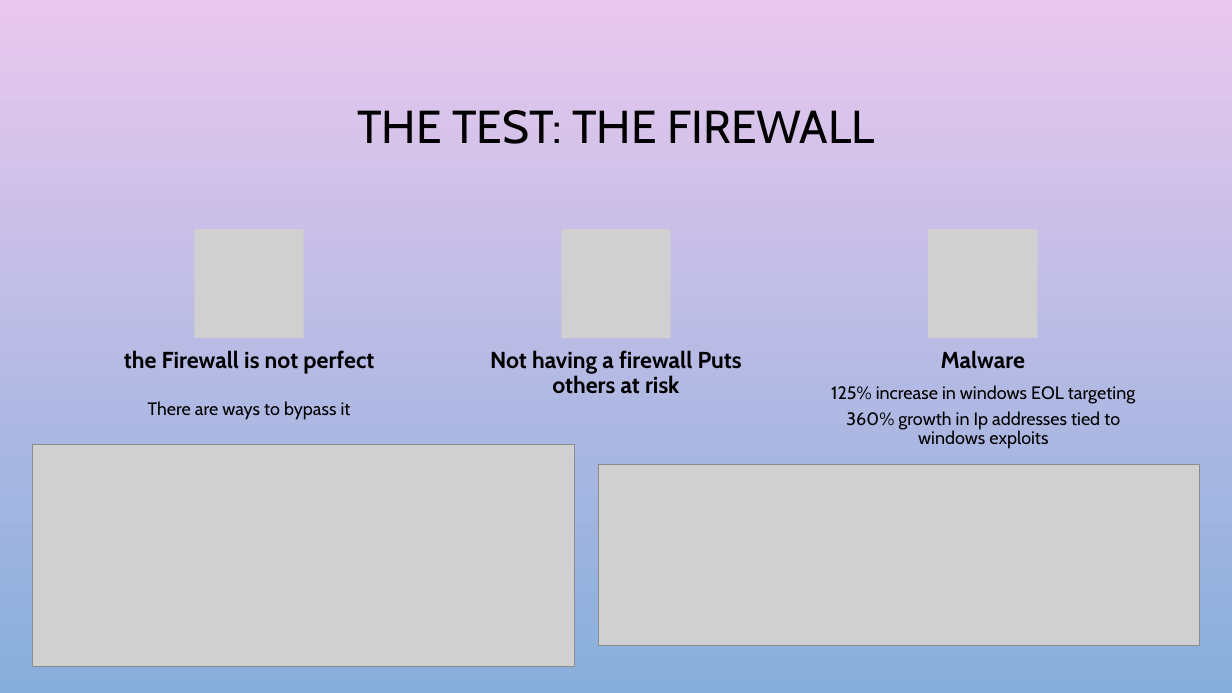
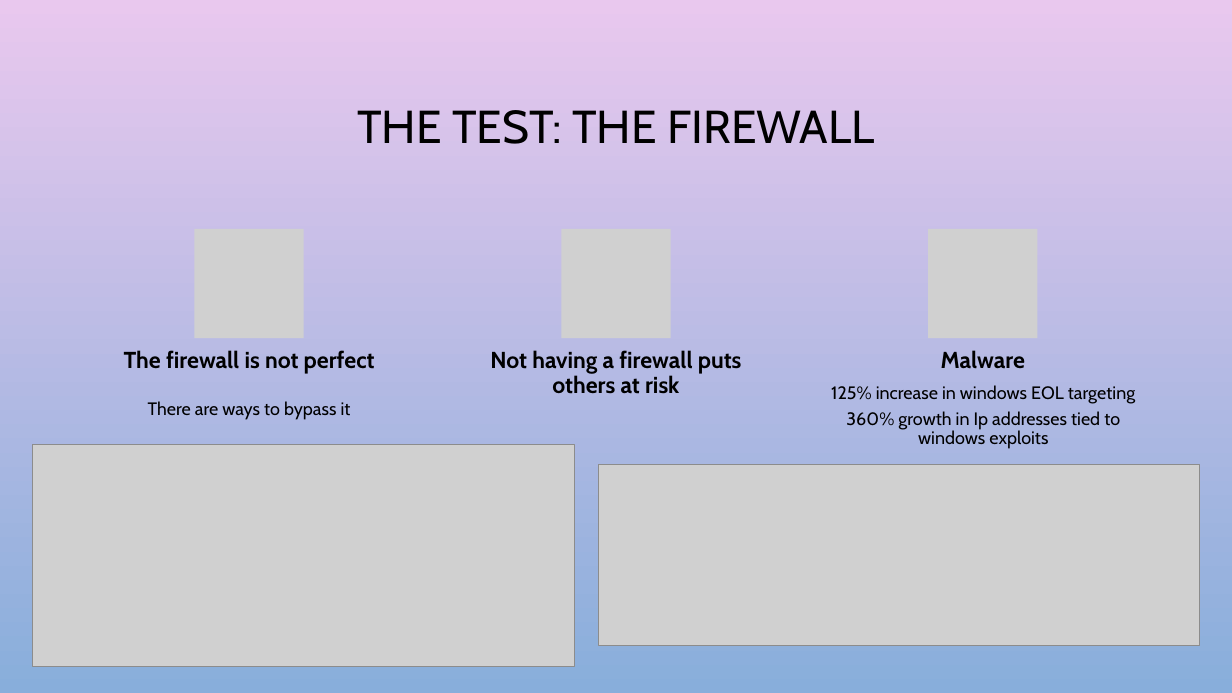
Before and after one commit to jclemite/projects, a slide deck: slide 9 of Mom's Computer.pptx. Drawn at 1232x693 pixels with LibreOffice and Linux fonts; fonts in the diff are those of the drawing; grey boxes stand for pictures; background and template pictures are left out. Boxes give left, top, right and bottom in pixels: in the first picture for what was removed or moved away, otherwise in the second. Text is boxed around its words. In the diff, an @@ line names an element or a change of style, - is before the commit and + after.

```diff
--- a/Mom's Computer.pptx
+++ b/Mom's Computer.pptx
@@ text at [124, 350, 375, 374]: text changed @@
-the Firewall is not perfect
+The firewall is not perfect
@@ text at [490, 350, 742, 394]: text changed @@
-Not having a firewall Puts others at risk
+Not having a firewall puts others at risk
```
